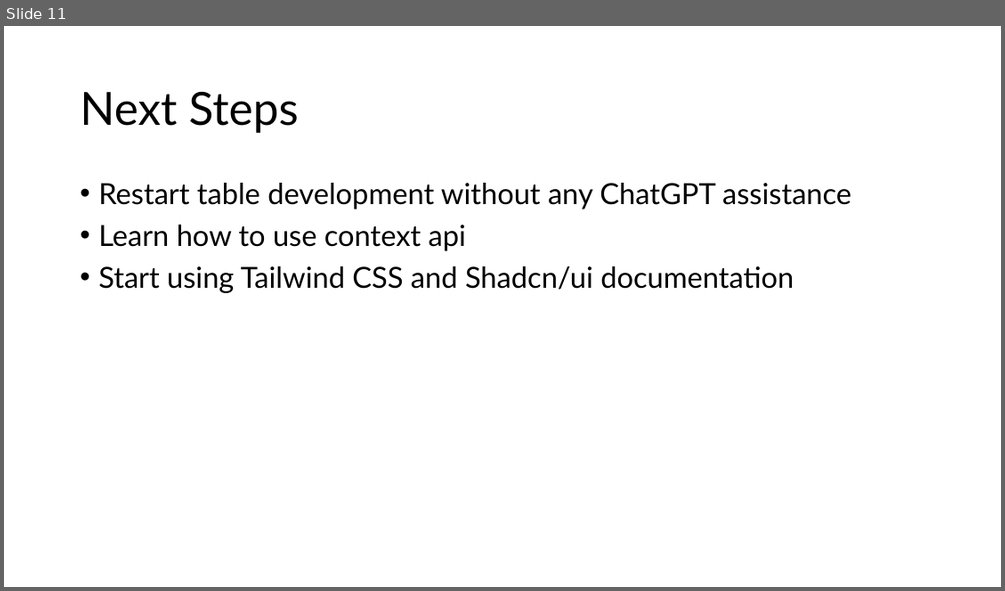
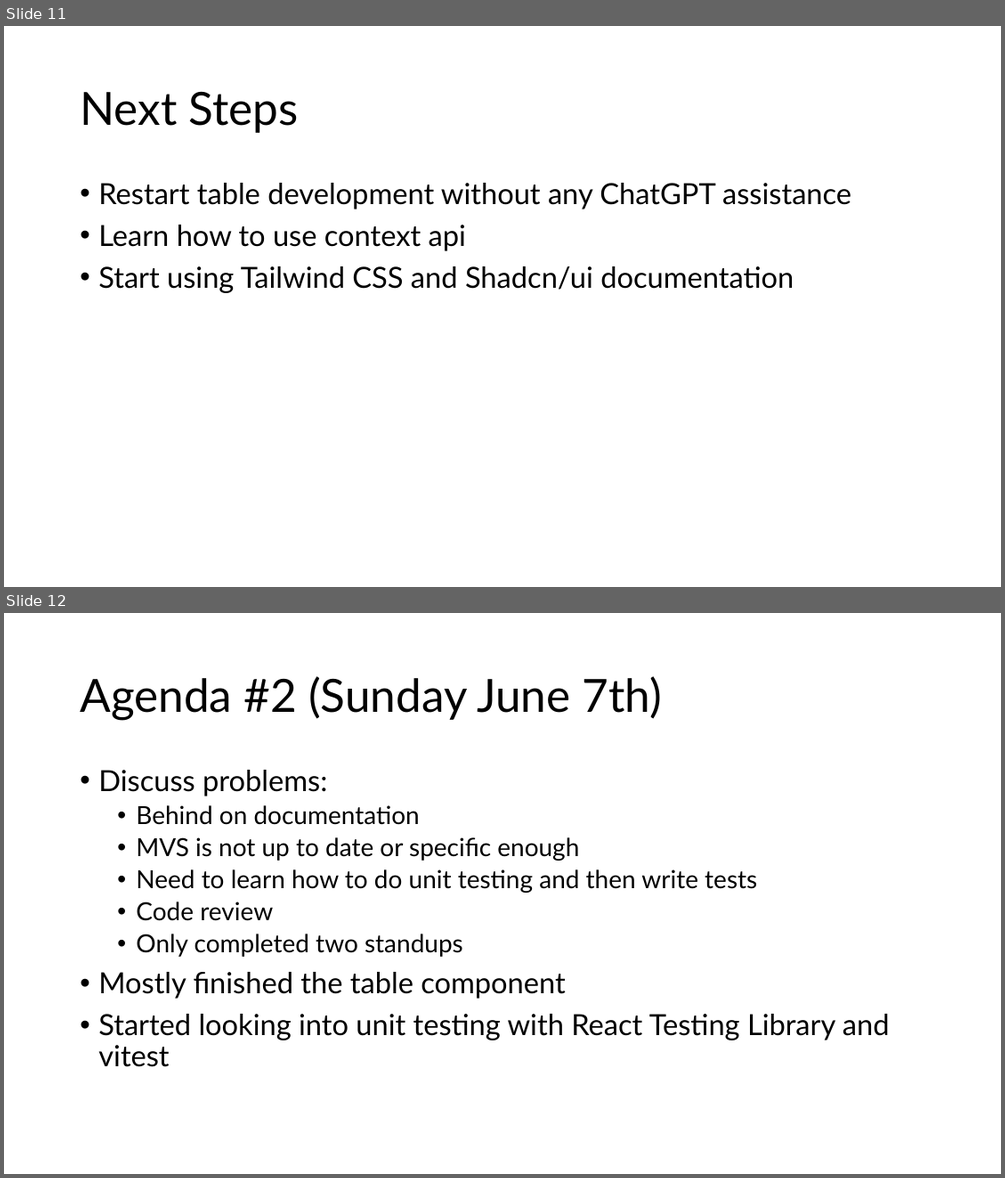
Before and after one commit to GregT7/PlanGauge, a slide deck: project_journal/standup/sprint3_standup.pptx. Shown one above the other, each under a label of ours: slide 11 before the commit, slides 11 and 12 after it. The pictures are 1005x591 and 1005x1178 pixels, drawn with LibreOffice and Linux fonts; fonts in the diff are those of the drawing. Boxes give left, top, right and bottom in pixels: in the first picture for what was removed or moved away, otherwise in the second. Text is boxed around its words. In the diff, an @@ line names an element or a change of style, - is before the commit and + after.

Commit message:
added react testing files, changed html icon

```diff
--- a/project_journal/standup/sprint3_standup.pptx
+++ b/project_journal/standup/sprint3_standup.pptx
@@ slide 12 added at (4, 613, 1001, 1174), background #FFFFFF @@
@@ title added at (80, 676, 663, 720), 44 pt, text #000000 @@
+Agenda #2 (Sunday June 7th)
@@ text added at (98, 770, 890, 1067), 24 pt, text #000000 @@
+• Discuss problems:
+  • Behind on documentation
+  • MVS is not up to date or specific enough
+  • Need to learn how to do unit testing and then write tests
+  • Code review
+  • Only completed two standups
+• Mostly finished the table component
+• Started looking into unit testing with React Testing Library and vitest
```
Also in this commit, not shown: 2 slides changed, 8 other slides added, 21 other files.
